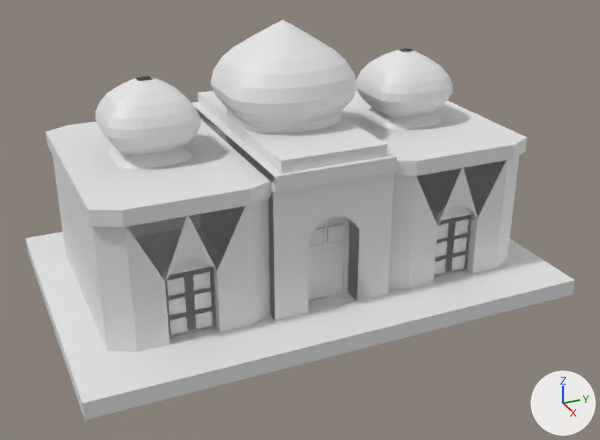
A saved change to the FBX model Assets/Models/Mike/Moskee.fbx.
Both versions are drawn from a 50 mm lens placed at (275.0, 29.0, 151.0), pointed at (21.0, 143.0, 24.0). Arrows for +X, +Y and +Z are at lower right; the lights stay in place. Where no turn or scale is listed for an object, it has been applied to the vertices. Vertices at the same position are counted once.
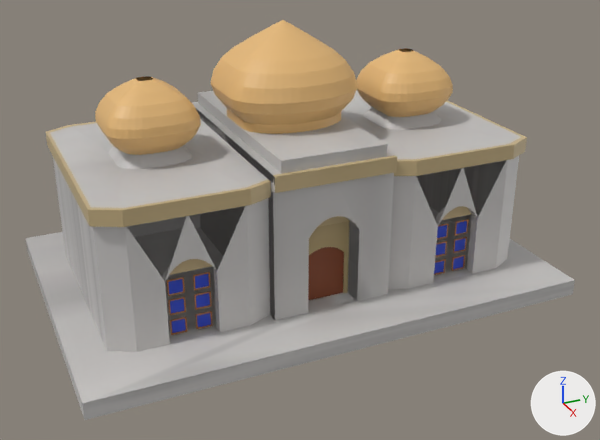
Changed parts and their boxes [x1, y1, x2, y2] in the pictures (600 x 440 px):
'Cube', recoloured, surface changed (white to grey)
    both: [26, 48, 575, 420]
'Cube.001', recoloured, surface changed
    both: [192, 20, 397, 320]
'Cube.004', deleted
    before: [327, 224, 345, 245]
'Cube.003', deleted
    before: [309, 227, 325, 248]

The change in detail:
Picture 'atlas.png' (img_atlas_png) is new.
Material 'Material' (mat_material) is new.
Its texture is img_atlas_png (with its transparency).
me_cube_005 has 1267 vertices, 1214 faces and spans x -60.0..60.0, y -90.0..90.0, z -3.0..82.0.
me_cube_005 is used by ob_cube; location (10.0, 142.2, 0.0).
me_cube_005 part 2: texture (UV) coordinates of 1214 of 1214 faces, centred in x -60.0..60.0, y -90.0..90.0, z -3.0..78.0, changed; they spanned u 0.12..0.88, v 0.0..1.0 and now span u 0.29..0.88, v 0.28..0.94.
me_cube_005 now uses material mat_material (picture img_atlas_png).
me_cube_006 has 639 vertices, 637 faces and spans x -45.3..42.5, y -23.8..23.8, z 2.8..94.4.
me_cube_006 is used by ob_cube_001; location (10.0, 142.2, 0.0).
me_cube_006 part 1: texture (UV) coordinates of 637 of 637 faces, centred in x -45.3..42.5, y -23.2..23.2, z 2.8..94.4, changed; they spanned u 0.0..0.88, v 0.0..1.0 and now span u 0.35..0.9, v 0.74..0.94.
me_cube_006 now uses material mat_material (picture img_atlas_png).
Object 'Cube.003' (ob_cube_003) is deleted.
Object 'Cube.004' (ob_cube_004) is deleted.
